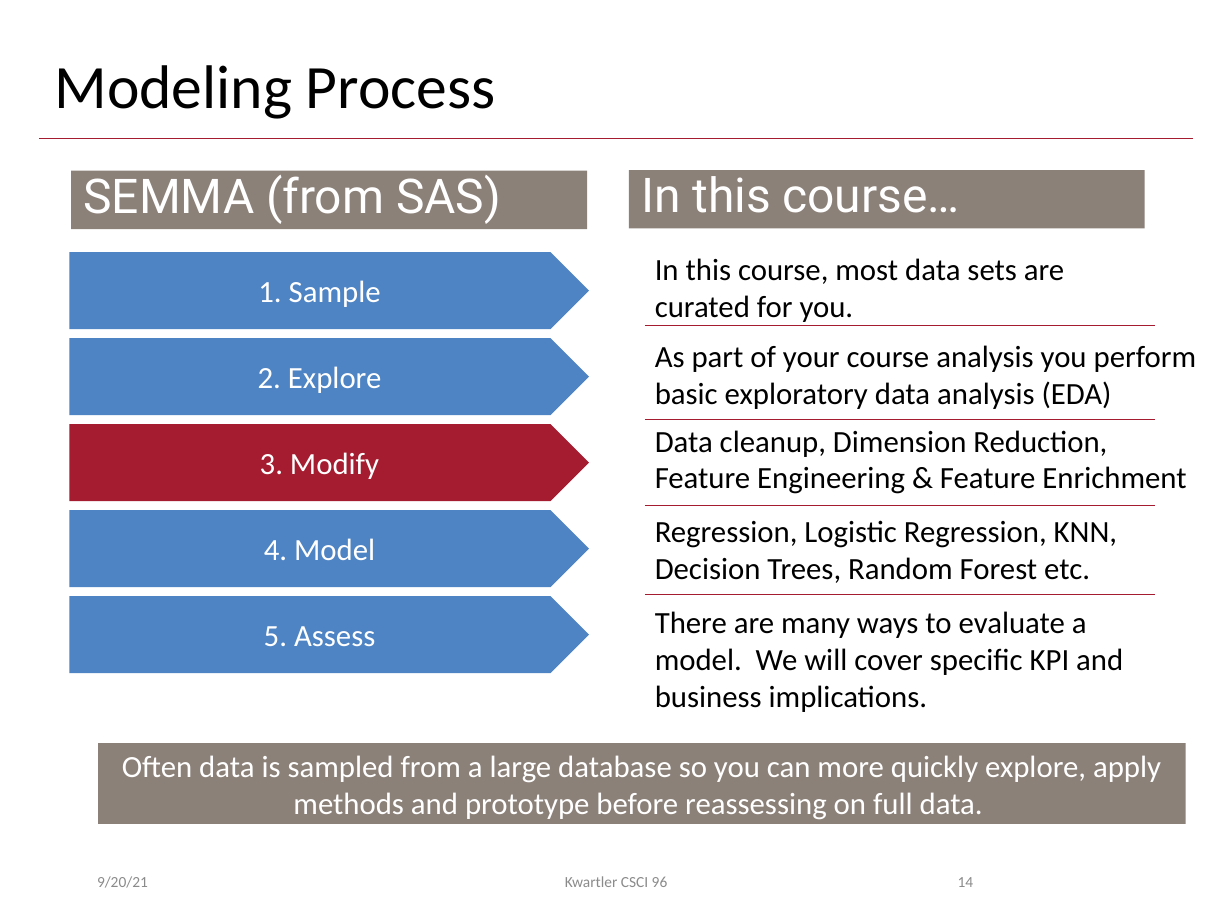
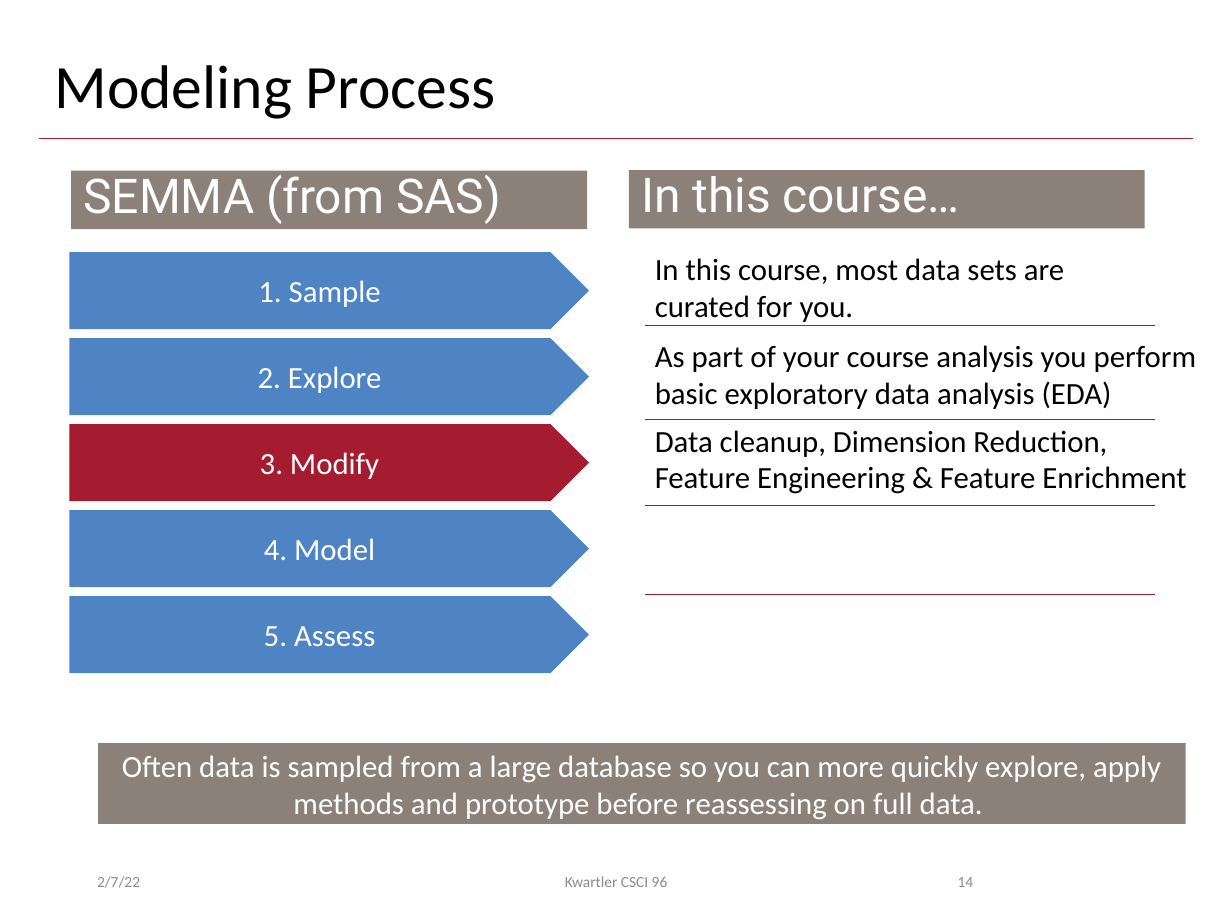
Before and after one commit to kwartler/Harvard_DataMining_Business_Student, a slide deck: slide 18 of Lessons/C_ModelingProcess_DataPrep/DM_Workflow_Preprocessing.pptx. Drawn at 1232x924 pixels with LibreOffice and Linux fonts; fonts in the diff are those of the drawing; background and template pictures are left out. Boxes give left, top, right and bottom in pixels: in the first picture for what was removed or moved away, otherwise in the second. Text is boxed around its words. In the diff, an @@ line names an element or a change of style, - is before the commit and + after.

```diff
--- a/Lessons/C_ModelingProcess_DataPrep/DM_Workflow_Preprocessing.pptx
+++ b/Lessons/C_ModelingProcess_DataPrep/DM_Workflow_Preprocessing.pptx
@@ text removed at (655,520,1117,583) @@
-Regression, Logistic Regression, KNN, Decision Trees, Random Forest etc.
@@ text removed at (655,611,1123,712) @@
-There are many ways to evaluate a model. We will cover specific KPI and business implications.
@@ text at (97,876,140,888): text changed @@
-9/20/21
+2/7/22
```
Also in this commit, not shown: 65 other slides changed, 3 slides added, 2 other files.
